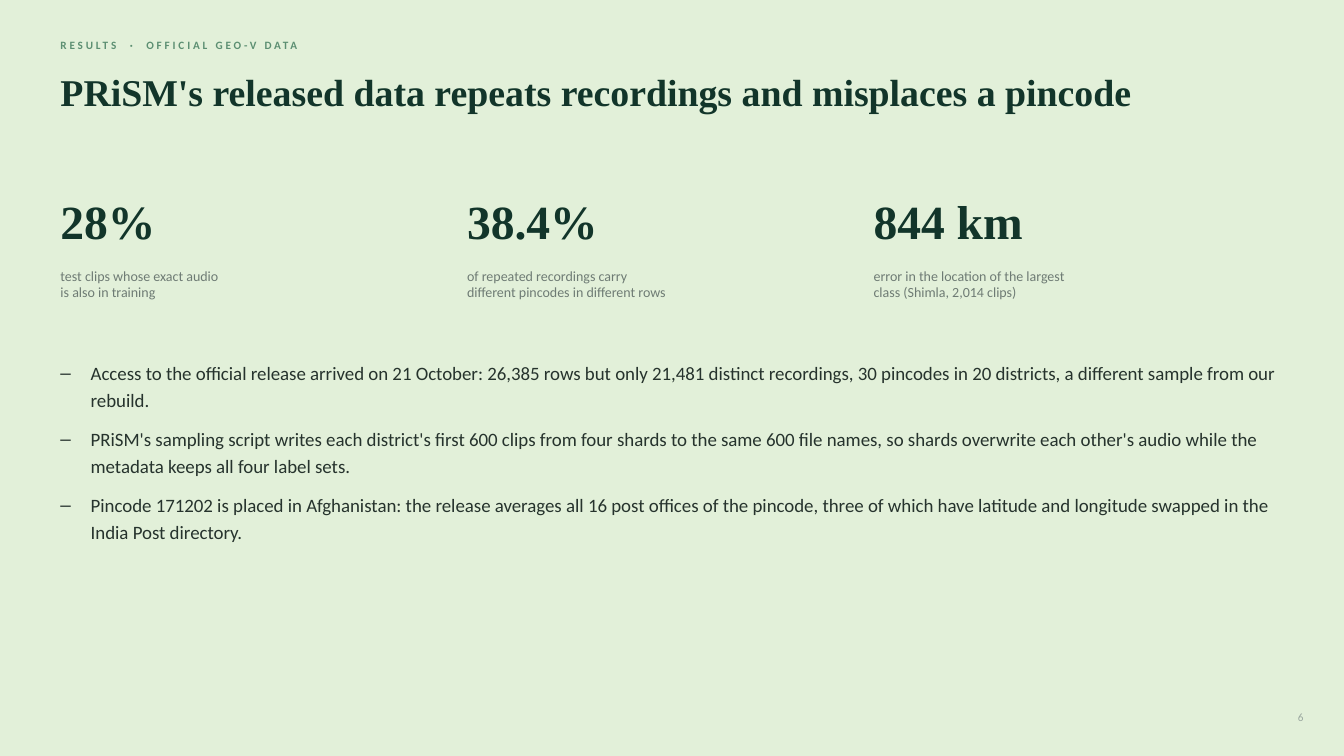
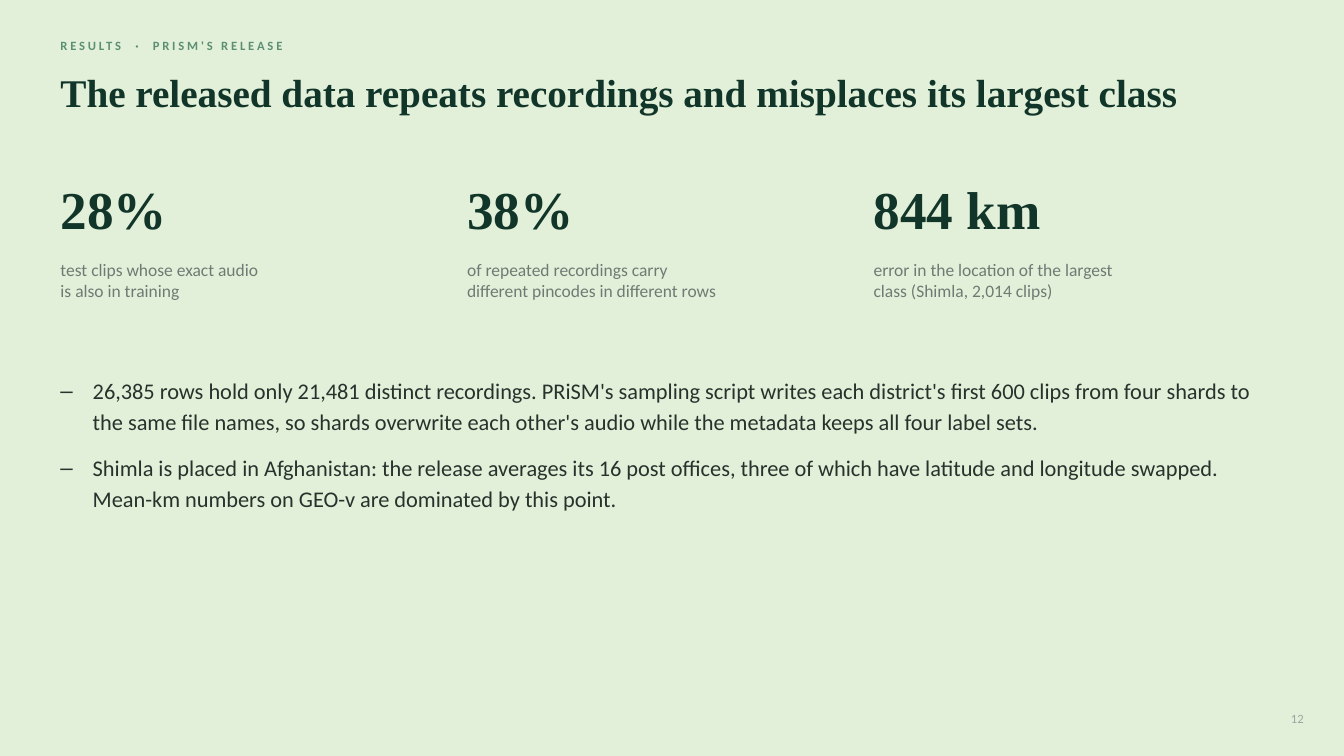
Before and after one commit to unignoramus11/sal-project, a slide deck: slide 12 of slides/mid/mid_evaluation.pptx (slide 6 before the commit). Drawn at 1344x756 pixels with LibreOffice and Linux fonts; fonts in the diff are those of the drawing. Boxes give left, top, right and bottom in pixels: in the first picture for what was removed or moved away, otherwise in the second. Text is boxed around its words. In the diff, an @@ line names an element or a change of style, - is before the commit and + after.

Commit message:
Rebuild the mid deck and add evaluation checks to the write-up

```diff
--- a/slides/mid/mid_evaluation.pptx
+++ b/slides/mid/mid_evaluation.pptx
@@ text at (153, 41, 282, 50): text changed; size 8 to 9 pt @@
-RESULTS · OFFICIAL GEO-V DATA
+RESULTS · PRISM'S RELEASE
@@ text at (60, 79, 1177, 115): text changed; size 27 to 28 pt @@
-PRiSM's released data repeats recordings and misplaces a pincode
+The released data repeats recordings and misplaces its largest class
@@ text "28%": place and size @@
-text "28%" at (60, 207, 155, 240)
+text "28%" at (60, 193, 166, 230)
@@ text "28%" at (60, 193, 166, 230): size 34 to 38 pt @@
@@ text "844 km": place and size @@
-text "844 km" at (874, 206, 1023, 240)
+text "844 km" at (874, 192, 1041, 230)
@@ text "844 km" at (874, 192, 1041, 230): size 34 to 38 pt @@
@@ text at (467, 193, 573, 230): text changed; size 34 to 38 pt @@
-38.4%
+38%
@@ size 10 to 12.5 pt in 3 elements at (467, 264, 716, 300), (874, 264, 1112, 300), (60, 264, 258, 300) @@
@@ text "test clips whose exact audio ...": place and size @@
-text "test clips whose exact audio ..." at (60, 271, 218, 300)
+text "test clips whose exact audio ..." at (60, 264, 258, 300)
@@ text "of repeated recordings carry different ...": place and size @@
-text "of repeated recordings carry different ..." at (467, 271, 665, 299)
+text "of repeated recordings carry different ..." at (467, 264, 716, 300)
@@ text "error in the location of ...": place and size @@
-text "error in the location of ..." at (874, 271, 1064, 299)
+text "error in the location of ..." at (874, 264, 1112, 300)
@@ text at (93, 383, 1250, 511): text changed; size 13.5 to 16 pt @@
-– Access to the official release arrived on 21 October: 26,385 rows but only 21,481 distinct recordings, 30 pincodes in 20 districts, a different sample from our rebuild.
-– PRiSM's sampling script writes each district's first 600 clips from four shards to the same 600 file names, so shards overwrite each other's audio while the metadata keeps all four label sets.
-– Pincode 171202 is placed in Afghanistan: the release averages all 16 post offices of the pincode, three of which have latitude and longitude swapped in the India Post directory.
+– 26,385 rows hold only 21,481 distinct recordings. PRiSM's sampling script writes each district's first 600 clips from four shards to the same file names, so shards overwrite each other's audio while the metadata keeps all four label sets.
+– Shimla is placed in Afghanistan: the release averages its 16 post offices, three of which have latitude and longitude swapped. Mean-km numbers on GEO-v are dominated by this point.
@@ text at (1291, 715, 1304, 723): text changed; size 8 to 9 pt @@
-6
+12
```
Also in this commit, not shown: 14 other slides changed, 6 slides added, 2 slides removed, 6 other files.
